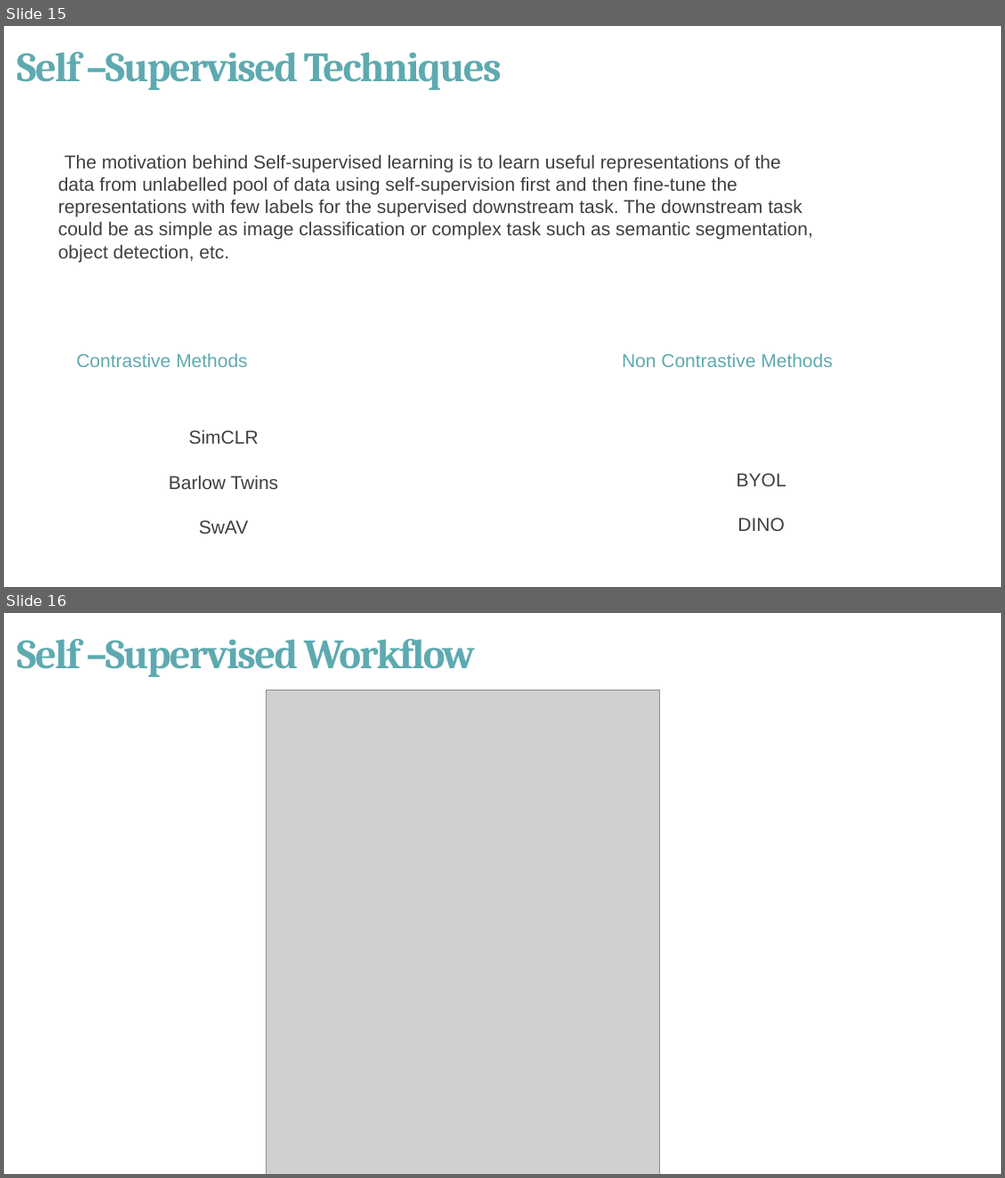
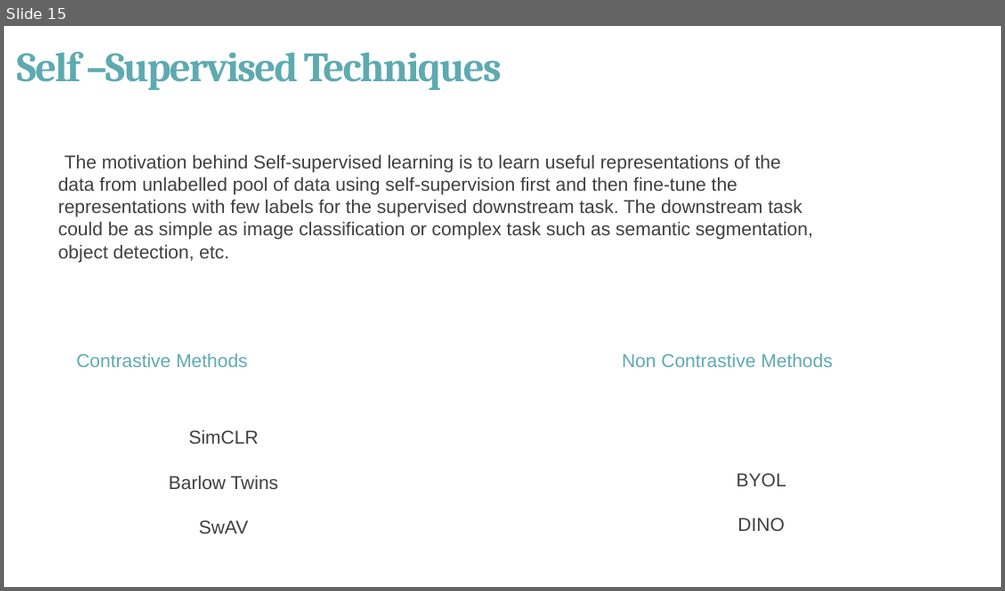
Before and after one commit to Dineswar11/dretino, a slide deck: Mini_Project_.pptx. Shown one above the other, each under a label of ours: slides 15 and 16 before the commit, slide 15 after it. The pictures are 1005x1178 and 1005x591 pixels, drawn with LibreOffice and Linux fonts; fonts in the diff are those of the drawing; grey boxes stand for pictures. Boxes give left, top, right and bottom in pixels: in the first picture for what was removed or moved away, otherwise in the second. Text is boxed around its words. In the diff, an @@ line names an element or a change of style, - is before the commit and + after.

```diff
--- a/Mini_Project_.pptx
+++ b/Mini_Project_.pptx
@@ slide 16 removed at box(4, 613, 1001, 1174), background #FFFFFF @@
@@ title removed at box(16, 639, 475, 677) @@
-Self –Supervised Workflow
@@ picture removed at box(267, 690, 660, 1174) @@
```
Also in this commit, not shown: 2 slides changed, 2 slides added, 16 other files.
